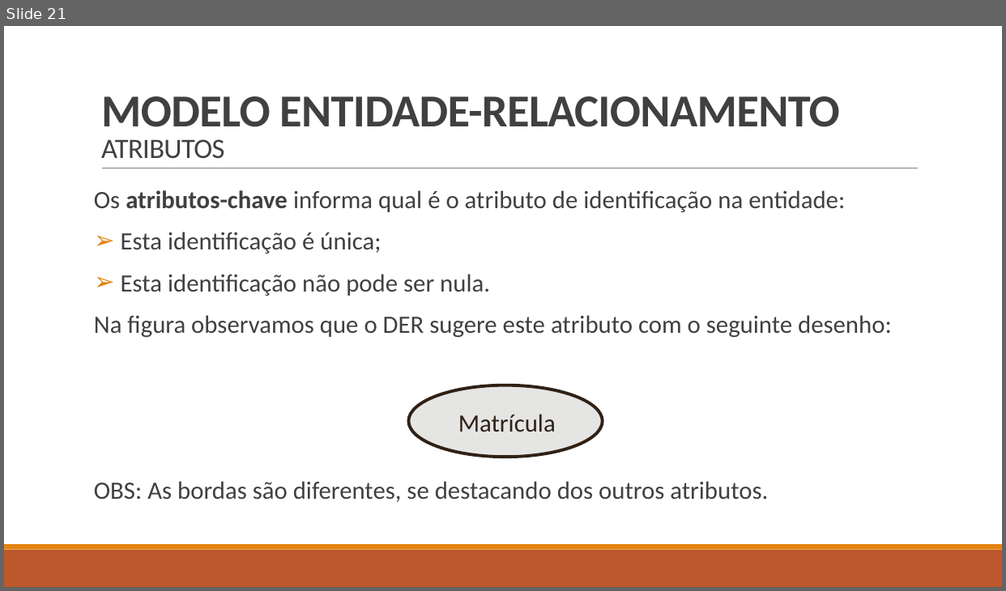
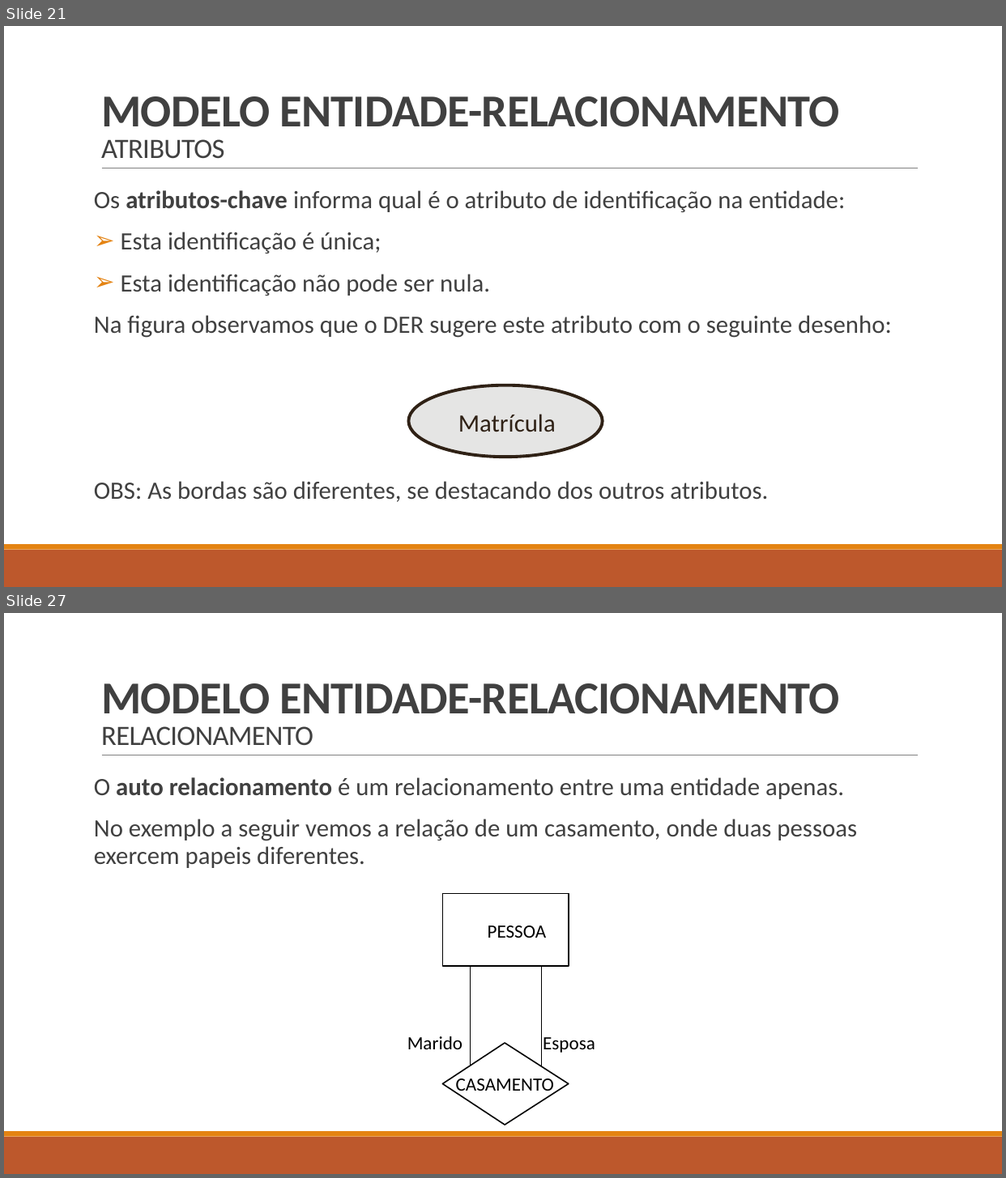
Before and after one commit to LucasHerculanoAmaro/Minhas-Aulas, a slide deck: Euripedes Simões de Paula/Banco de Dados/Aula 5/Projeto de banco de dados.pptx. Shown one above the other, each under a label of ours: slide 21 before the commit, slides 21 and 27 after it; the slides between them are not shown. The pictures are 1006x591 and 1006x1178 pixels, drawn with LibreOffice and Linux fonts; fonts in the diff are those of the drawing. Boxes give left, top, right and bottom in pixels: in the first picture for what was removed or moved away, otherwise in the second. Text is boxed around its words. In the diff, an @@ line names an element or a change of style, - is before the commit and + after.

Commit message:
Atualizando o slide da aula 5 (adicionando slides sobre atriutos e Modelo Entidade-Relacionamento)

```diff
--- a/Euripedes Simões de Paula/Banco de Dados/Aula 5/Projeto de banco de dados.pptx
+++ b/Euripedes Simões de Paula/Banco de Dados/Aula 5/Projeto de banco de dados.pptx
@@ slide 27 added at box(4, 613, 1002, 1174), background #FFFFFF; not listed: 3 template elements that a slide beside it also shows @@
@@ title added at box(101, 683, 840, 746), 44 pt, text #404040, bold @@
+MODELO ENTIDADE-RELACIONAMENTO
+RELACIONAMENTO
@@ text added at box(94, 777, 857, 868), 24 pt, text #404040 @@
+O auto relacionamento é um relacionamento entre uma entidade apenas.
+No exemplo a seguir vemos a relação de um casamento, onde duas pessoas exercem papeis diferentes.
@@ freeform shape added at box(443, 894, 569, 966), fill #FFFFFF, outline #000000 1.25 pt, 18 pt, text #000000 @@
+PESSOA
@@ line added from (471, 966) to (471, 1067), #000000 1 pt @@
@@ line added from (542, 966) to (542, 1067), #000000 1 pt @@
@@ text added at box(407, 1037, 595, 1053), 18 pt, text #000000 @@
+Marido Esposa
@@ freeform shape added at box(443, 1043, 569, 1125), fill #FFFFFF, outline #000000 1.25 pt @@
@@ text added at box(456, 1076, 554, 1097), 18 pt, text #000000 @@
+CASAMENTO
```
Also in this commit, not shown: 25 other slides added.
